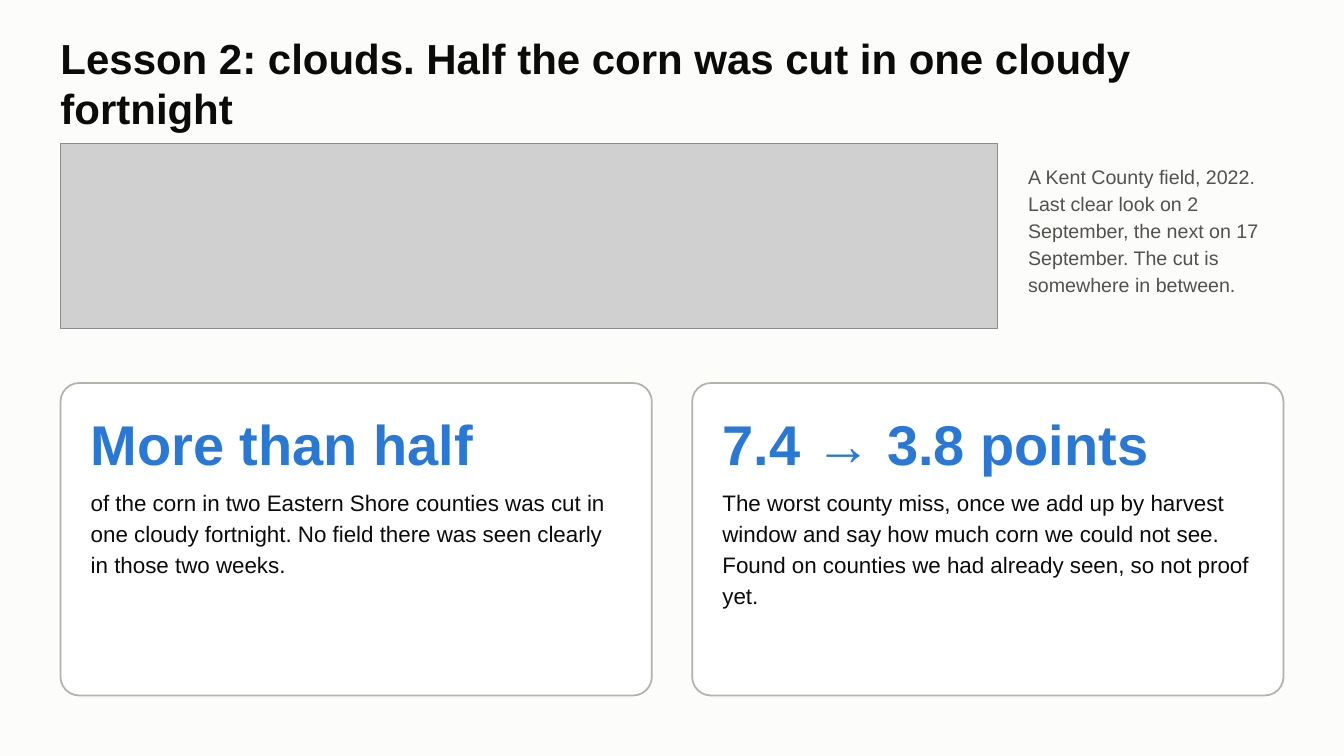
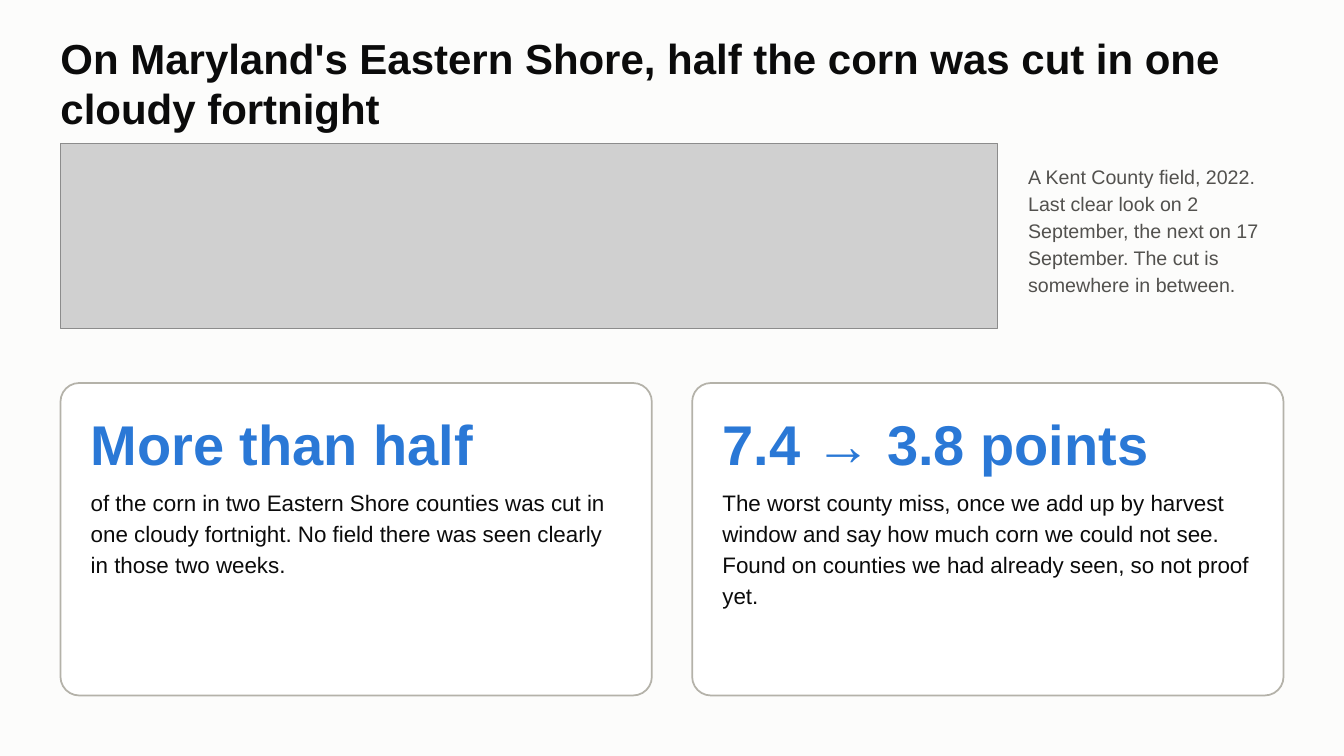
Before and after one commit to ChenSiyun1234/FieldVision, a slide deck: slide 15 of handoff/presentation/FieldVision_model_story.pptx (slide 9 before the commit). Drawn at 1344x756 pixels with LibreOffice and Linux fonts; fonts in the diff are those of the drawing; grey boxes stand for pictures. Boxes give left, top, right and bottom in pixels: in the first picture for what was removed or moved away, otherwise in the second. Text is boxed around its words. In the diff, an @@ line names an element or a change of style, - is before the commit and + after.

```diff
--- a/handoff/presentation/FieldVision_model_story.pptx
+++ b/handoff/presentation/FieldVision_model_story.pptx
@@ title at bbox=[60, 43, 1220, 133]: text changed @@
-Lesson 2: clouds. Half the corn was cut in one cloudy fortnight
+On Maryland's Eastern Shore, half the corn was cut in one cloudy fortnight
```
Also in this commit, not shown: 9 other slides changed, 9 slides added, 5 slides removed, 2 other files.
